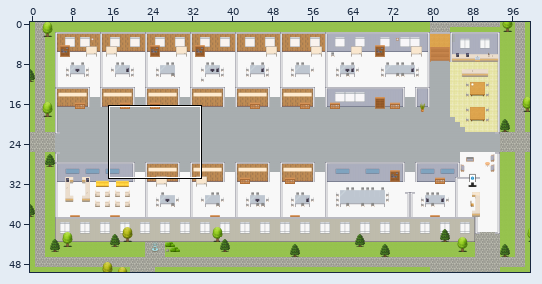
A Tiled map (JSON) gets an edit: maps/CS-Customer-Experience-Platform-Business-Capabilities-Unit.tmj. Above: a wide view before the commit, with the close-up outlined.
Close-up. Before the edit:
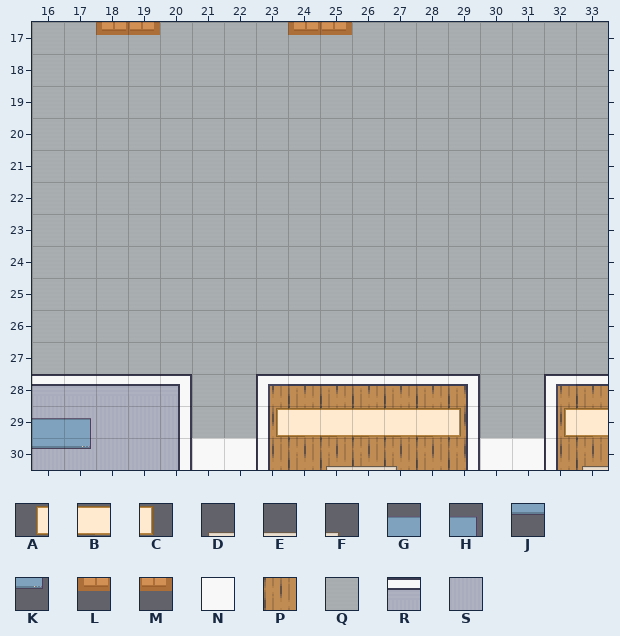
Cells are 32x32 px. Shown: x 16..33, y 17..30. The commit also changed other parts of the map, which this record leaves out.
Key: from "Decoration": A 49, B 50, C 51; from "Misc": D 33, E 34, F 35, G 41, H 42, J 51, K 52; from "Other_Furniture": L 29, M 30; from "room2": N 66, P 192, Q 216, R 290, S 294.
_ is an empty cell, # one hidden under a higher layer.
Layers that did not change in this view are not listed.
Layer "floors" before, first column x 16:
17 QQQQQQQQQQQQQQQQQQ
18 QQQQQQQQQQQQQQQQQQ
19 QQQQQQQQQQQQQQQQQQ
20 QQQQQQQQQQQQQQQQQQ
21 QQQQQQQQQQQQQQQQQQ
22 QQQQQQQQQQQQQQQQQQ
23 QQQQQQQQQQQQQQQQQQ
24 QQQQQQQQQQQQQQQQQQ
25 QQQQQQQQQQQQQQQQQQ
26 QQQQQQQQQQQQQQQQQQ
27 QQQQQQQQQQQQQQQQQQ
28 #####QQ#######QQ##
29 #####QQ#######QQ##
30 #####NN#######NN##
Layer "back wall" before, first column x 16:
17 __________________
18 __________________
19 __________________
20 __________________
21 __________________
22 __________________
23 __________________
24 __________________
25 __________________
26 __________________
27 __________________
28 RRRRR__PPPPPPP__PP
29 SSSSS__PPPPPPP__PP
30 SSSSS__PPPPPPP__PP
Layer "decor" before, first column x 16:
17 __LM____LM________
18 __________________
19 __________________
20 __________________
21 __________________
22 __________________
23 __________________
24 __________________
25 __________________
26 __________________
27 __________________
28 __________________
29 _______ABBBBBC__AB
30 _________DEF_____D
Now the later version:
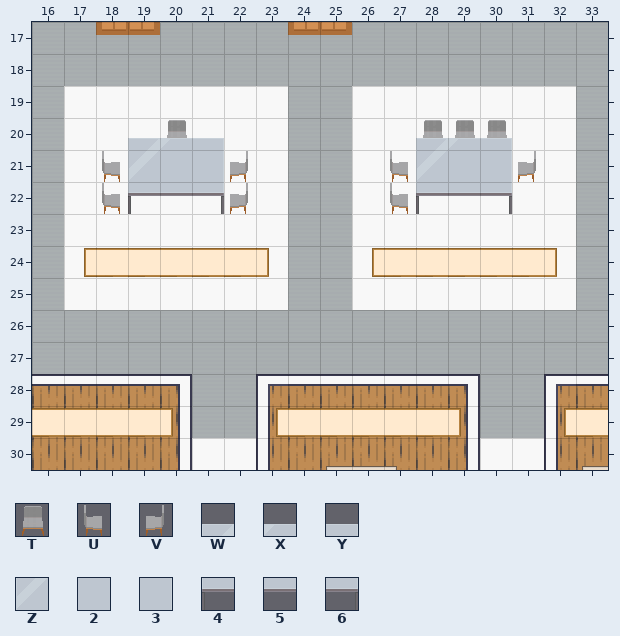
Further tiles: from "Seats": T 117, U 119, V 120; from "Tables": W 5, X 6, Y 7, Z 15, 2 16, 3 17, 4 25, 5 26, 6 27.
The exact change:
{"where": "layer \"floors\""}
{"y":19,"x":17,"old":"QQQQQQQ","new":"NNNNNNN"}
{"y":19,"x":26,"old":"QQQQQQQ","new":"NNNNNNN"}
{"y":20,"x":17,"old":"QQQQQQQ","new":"NNNNNNN"}
{"y":20,"x":26,"old":"QQQQQQQ","new":"NNNNNNN"}
{"y":21,"x":17,"old":"QQQQQQQ","new":"NN###NN"}
{"y":21,"x":26,"old":"QQQQQQQ","new":"NN###NN"}
{"y":22,"x":17,"old":"QQQQQQQ","new":"NNNNNNN"}
{"y":22,"x":26,"old":"QQQQQQQ","new":"NNNNNNN"}
{"y":23,"x":17,"old":"QQQQQQQ","new":"NNNNNNN"}
{"y":23,"x":26,"old":"QQQQQQQ","new":"NNNNNNN"}
{"y":24,"x":17,"old":"QQQQQQQ","new":"NNNNNNN"}
{"y":24,"x":26,"old":"QQQQQQQ","new":"NNNNNNN"}
{"y":25,"x":17,"old":"QQQQQQQ","new":"NNNNNNN"}
{"y":25,"x":26,"old":"QQQQQQQ","new":"NNNNNNN"}
{"where": "layer \"back wall\""}
{"y":28,"x":16,"old":"RRRRR","new":"PPPPP"}
{"y":29,"x":16,"old":"SSSSS","new":"PPPPP"}
{"y":30,"x":16,"old":"SSSSS","new":"PPPPP"}
{"where": "layer \"seats\""}
{"y":20,"x":20,"old":"_","new":"T"}
{"y":20,"x":28,"old":"___","new":"TTT"}
{"y":21,"x":18,"old":"_","new":"U"}
{"y":21,"x":22,"old":"_","new":"V"}
{"y":21,"x":27,"old":"_","new":"U"}
{"y":21,"x":31,"old":"_","new":"V"}
{"y":22,"x":18,"old":"_","new":"U"}
{"y":22,"x":22,"old":"_","new":"V"}
{"y":22,"x":27,"old":"_","new":"U"}
{"where": "layer \"decor\""}
{"y":20,"x":19,"old":"___","new":"WXY"}
{"y":20,"x":28,"old":"___","new":"WXY"}
{"y":21,"x":19,"old":"___","new":"Z23"}
{"y":21,"x":28,"old":"___","new":"Z23"}
{"y":22,"x":19,"old":"___","new":"456"}
{"y":22,"x":28,"old":"___","new":"456"}
{"y":24,"x":17,"old":"_______","new":"ABBBBBC"}
{"y":24,"x":26,"old":"_______","new":"ABBBBBC"}
{"y":29,"x":16,"old":"_____","new":"BBBBC"}
{"where": "layer \"tech\""}
{"y":29,"x":16,"old":"GH","new":"__"}
{"y":30,"x":16,"old":"JK","new":"__"}
{"label":"changed","picture_box":[64,86,288,310]}
{"label":"changed","picture_box":[352,86,576,310]}
{"label":"changed","picture_box":[32,386,178,470]}
